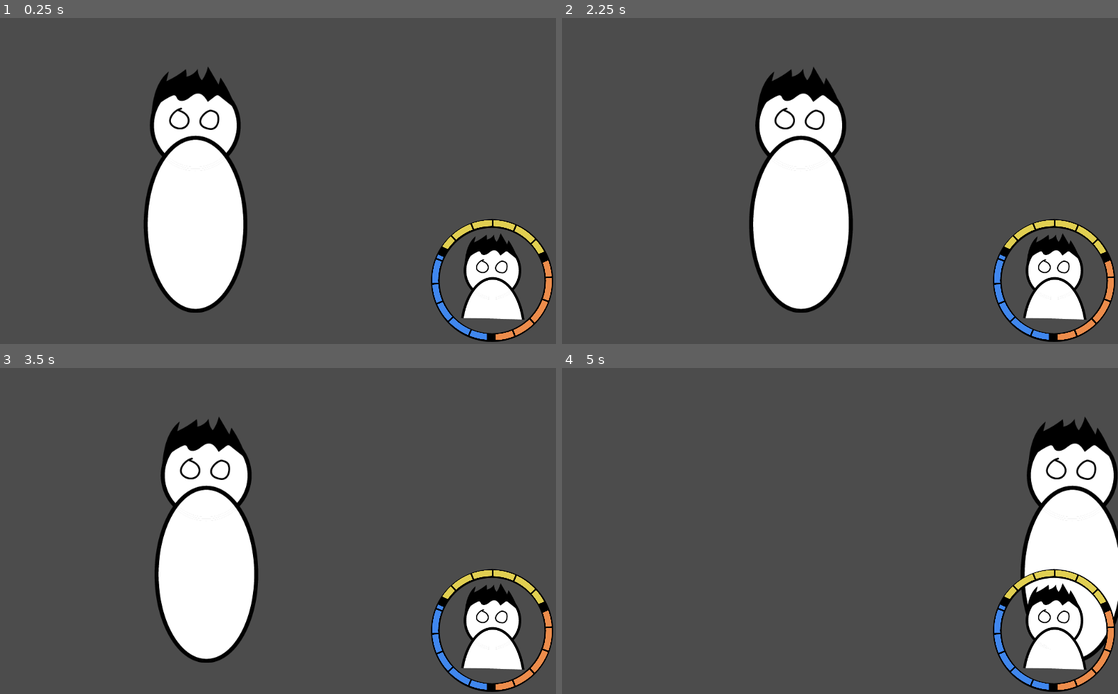
Above: before the commit, frames 1-4 (two rows, left to right).
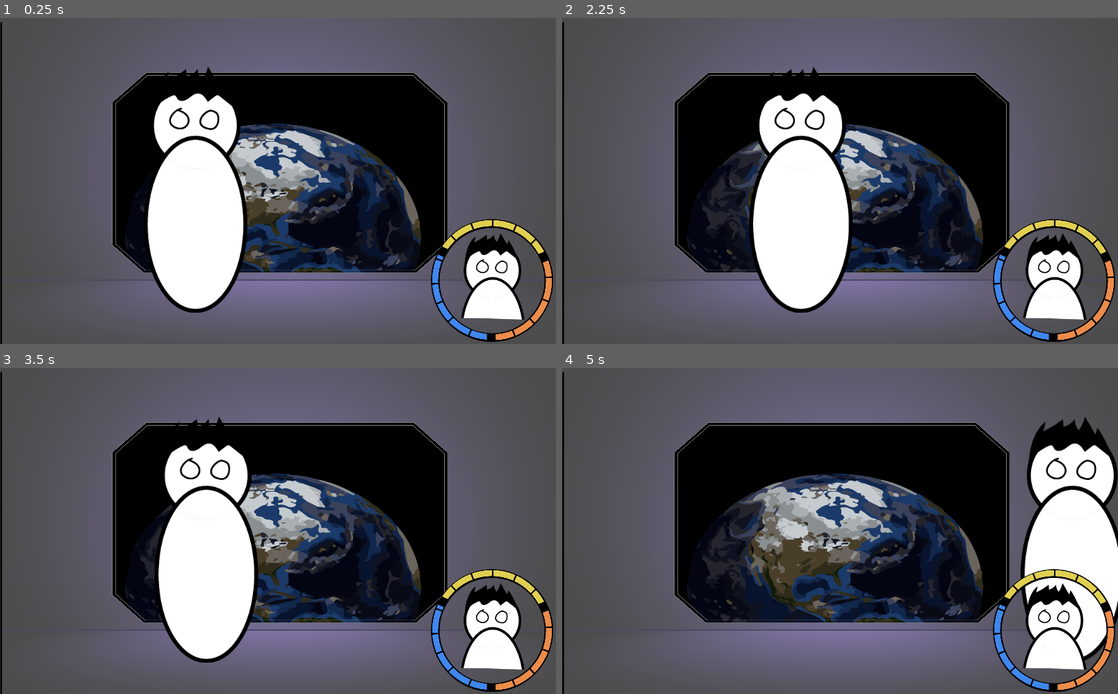
Above: after the commit, the same moments.

Repository: Arrotla/Juego_Espacio
Game: Godot game, scene res://scenes/General.tscn
The game is run twice, just before and just after one commit, with the same random seed, the same clock (stepped at 60 frames per second) and the same inputs.
Inputs (mouse positions are in pixels of both pictures, inside the frame that each line leads up to):
- Up to frame 1 (0.25 s): no input
- Up to frame 2 (2.25 s): click (1056, 278) at 0.5 s; click (840, 132) at 1.25 s; tap Enter at 2 s; hold D (right) from 2.03 s (still down)
- Up to frame 3 (3.5 s): release D (right) at 2.78 s; hold A (left) from 2.78 s (still down)
- Up to frame 4 (5 s): release A (left) at 3.53 s; hold D (right) from 3.53 s (still down)

The runs differ from the first frame. In frame 1, 48% of the frame differs, in the area x 0-100%, y 0-100%; in frame 2, 48%; in frame 3, 48%; in frame 4, 58%.

Commit message:
background

Diff:
--- a/scenes/General.tscn
+++ b/scenes/General.tscn
@@ -11,6 +11,8 @@
 [ext_resource path="res://Assets/Prototipo/Iconos de los personajes/Mama.png" type="Texture" id=9]
 [ext_resource path="res://Assets/Prototipo/Iconos de los personajes/Hijo.png" type="Texture" id=10]
 [ext_resource path="res://Assets/Prototipo/png/imagen_2021-09-03_141150_adobespark.png" type="Texture" id=11]
+[ext_resource path="res://Assets/Prototipo/CENTRO DE CONTROL.png" type="Texture" id=12]
+[ext_resource path="res://Assets/Prototipo/BACKGROUND.png" type="Texture" id=13]
 
 [sub_resource type="StyleBoxFlat" id=1]
 bg_color = Color( 0.105882, 0.0941176, 0.0941176, 0.545098 )
@@ -123,6 +125,16 @@
 [node name="Camera2D" type="Camera2D" parent="."]
 position = Vector2( 512.255, 300.109 )
 
+[node name="BACKGROUND" type="Sprite" parent="."]
+position = Vector2( 514.29, 399.612 )
+scale = Vector2( 0.724078, 0.553431 )
+texture = ExtResource( 13 )
+
+[node name="CENTRO DE CONTROL" type="Sprite" parent="."]
+position = Vector2( 515.718, 301.863 )
+scale = Vector2( 0.45523, 0.403132 )
+texture = ExtResource( 12 )
+
 [connection signal="pressed" from="RadialMenu/Circle/icons/Papa" to="." method="_on_Papa_pressed"]
 [connection signal="pressed" from="RadialMenu/Circle/icons/Mama" to="." method="_on_Mama_pressed"]
 [connection signal="pressed" from="RadialMenu/Circle/icons/Hijo" to="." method="_on_Hijo_pressed"]
Not shown, added: .mono/metadata/ide_messaging_meta.txt
Not shown, added: Assets/Prototipo/BACKGROUND.png.import
Not shown, added: Assets/Prototipo/CENTRO DE CONTROL.png.import
Not shown, added: Assets/Prototipo/HERRAMIENTAS.png.import
Not shown, added: Assets/Prototipo/HIJO.png.import
Not shown, added: Assets/Prototipo/IA 2.png.import
Not shown, added: Assets/Prototipo/IA.png.import
Not shown, added: Assets/Prototipo/ILUMINACIÓN CENTRO DE CONTROL.png.import
Not shown, added: Assets/Prototipo/LLAVES.png.import
Not shown, added: Assets/Prototipo/MAMA.png.import
Not shown, added: Assets/Prototipo/MAPA.png.import
Not shown, added: Assets/Prototipo/NEXT DAY 2.png.import
(and 6 more such lines)
